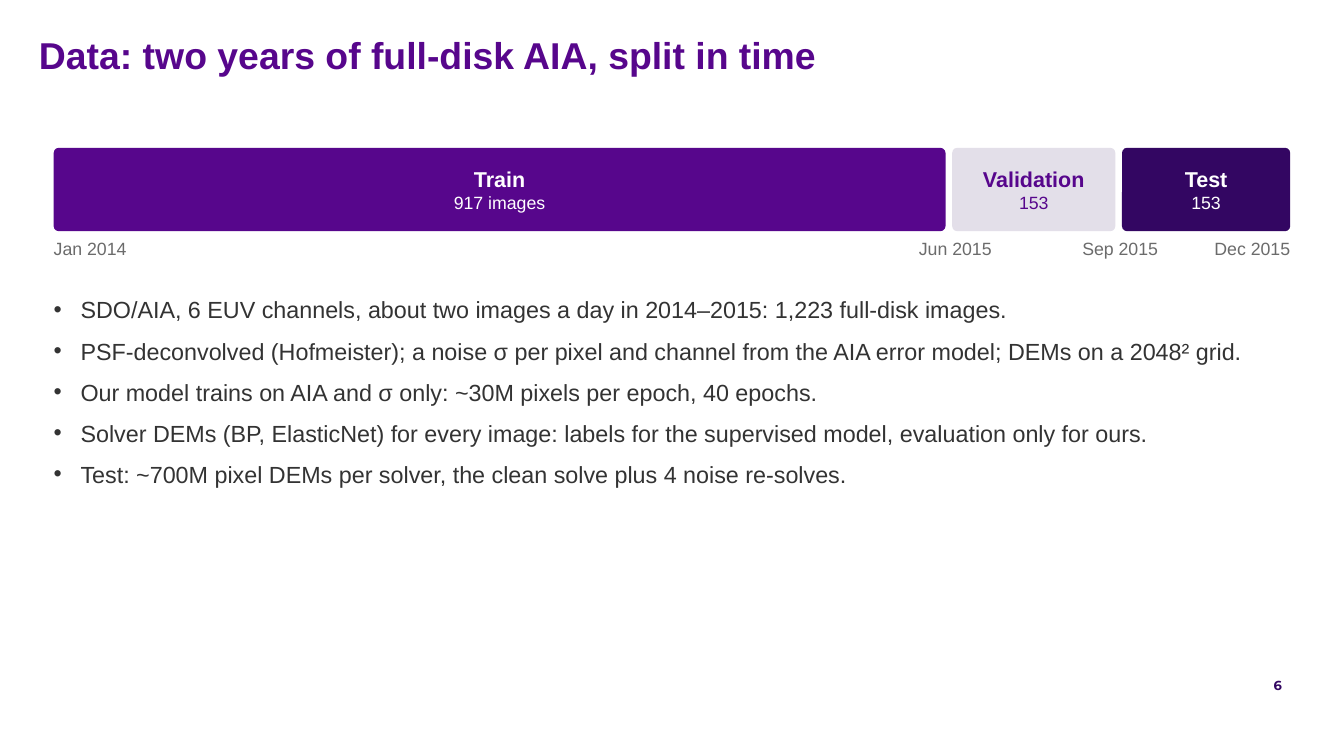
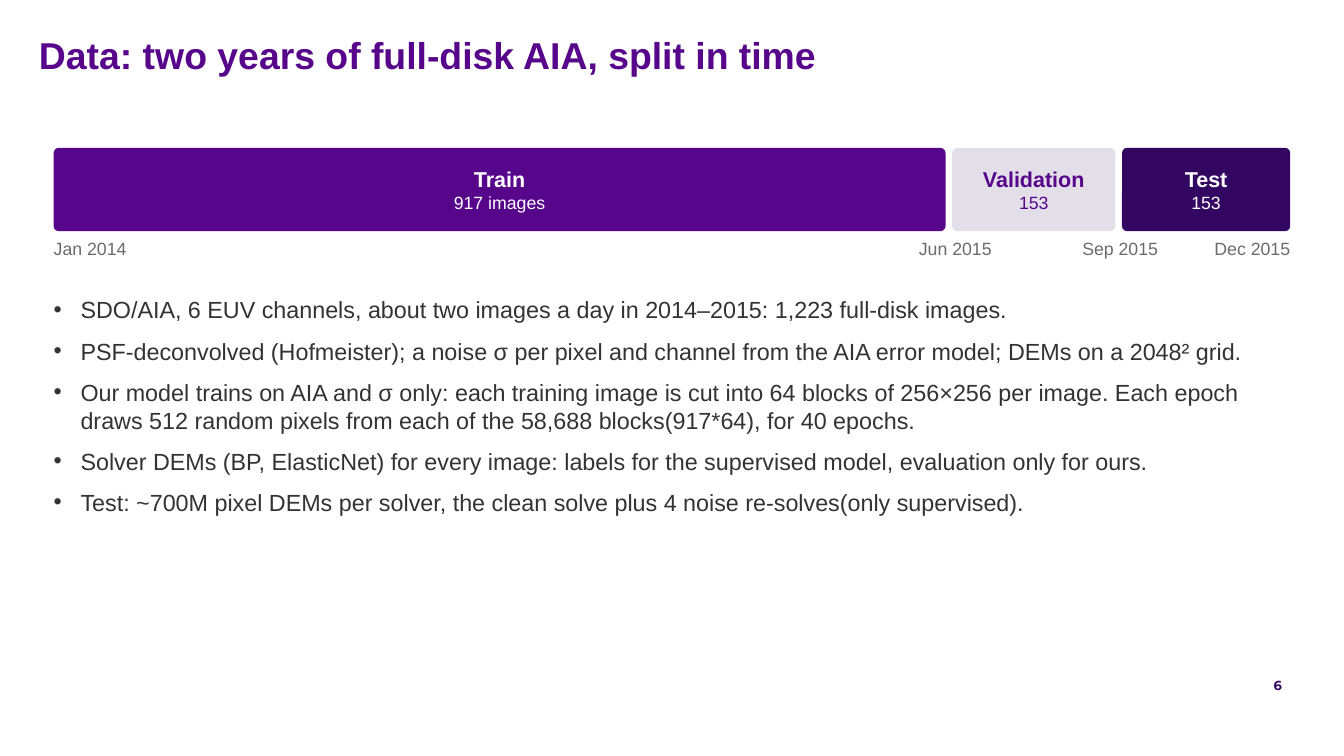
Before and after one commit to FruitPnchSamuraiG/solar-dem-inversion, a slide deck: slide 6 of slides/DEM_deck_v2.pptx. Drawn at 1344x756 pixels with LibreOffice and Linux fonts; fonts in the diff are those of the drawing; background and template pictures are left out. Boxes give left, top, right and bottom in pixels: in the first picture for what was removed or moved away, otherwise in the second. Text is boxed around its words. In the diff, an @@ line names an element or a change of style, - is before the commit and + after.

Commit message:
slides: section 3 draft, architecture on small data
Divider plus three slides: the first per-pixel MLP's noisy curves and the
patch CNN, the capacity-matched ablation as a dot plot against BP's 1.79,
and leave-one-image-out showing the CNN's edge gone on unseen days. Also
takes the data-slide wording edited in Google Slides. No figure of the noisy
MLP exists (checkpoint not kept); the v1 deck's noisy_nn.png showed the
direct-optimisation baselines instead, so it is not reused.

```diff
--- a/slides/DEM_deck_v2.pptx
+++ b/slides/DEM_deck_v2.pptx
@@ text at (x1=81, y1=384, x2=1239, y2=434): text changed @@
-• Our model trains on AIA and σ only: ~30M pixels per epoch, 40 epochs.
+• Our model trains on AIA and σ only: each training image is cut into 64 blocks of 256×256 per image. Each epoch draws 512 random pixels from each of the 58,688 blocks(917*64), for 40 epochs.
@@ text at (x1=81, y1=494, x2=1024, y2=516): text changed @@
-• Test: ~700M pixel DEMs per solver, the clean solve plus 4 noise re-solves.
+• Test: ~700M pixel DEMs per solver, the clean solve plus 4 noise re-solves(only supervised).
```
Also in this commit, not shown: 4 slides added, 2 other files.
